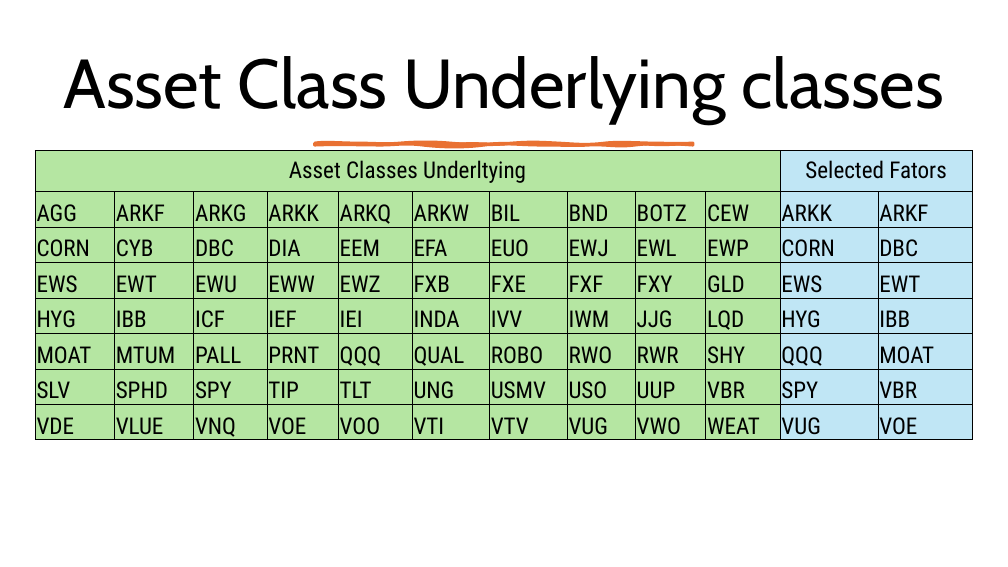
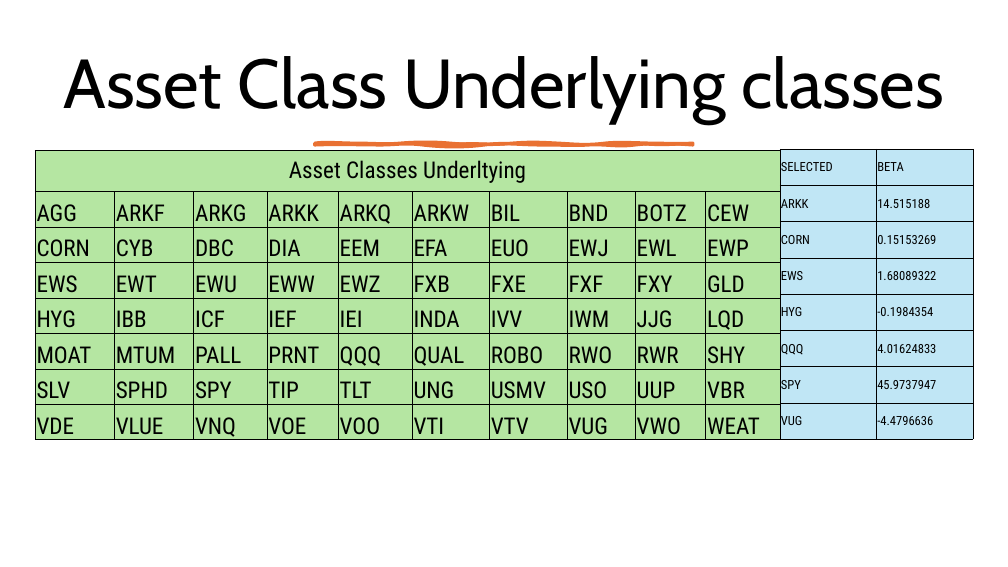
Before and after one commit to frannuca/TransformerTimeSeries, a slide deck: slide 3 of resultsSummary.pptx. Drawn at 1008x567 pixels with LibreOffice and Linux fonts; fonts in the diff are those of the drawing. Boxes give left, top, right and bottom in pixels: in the first picture for what was removed or moved away, otherwise in the second. Text is boxed around its words. In the diff, an @@ line names an element or a change of style, - is before the commit and + after.

```diff
--- a/resultsSummary.pptx
+++ b/resultsSummary.pptx
@@ table added at box(780, 149, 974, 439), 8 rows, 2 columns @@
+SELECTED | BETA
+ARKK | 14.515188
+CORN | 0.15153269
+EWS | 1.68089322
+HYG | -0.1984354
+QQQ | 4.01624833
+SPY | 45.9737947
+VUG | -4.4796636
@@ table at box(35, 150, 780, 441) @@
-column 11: Selected Fators | ARKK | CORN | EWS | HYG | QQQ | SPY | VUG
-column 12:  | ARKF | DBC | EWT | IBB | MOAT | VBR | VOE
@@ table: place and size @@
-table at box(35, 150, 972, 441)
+table at box(35, 150, 780, 441)
```
Also in this commit, not shown: 1 other slide changed, 1 other file.
